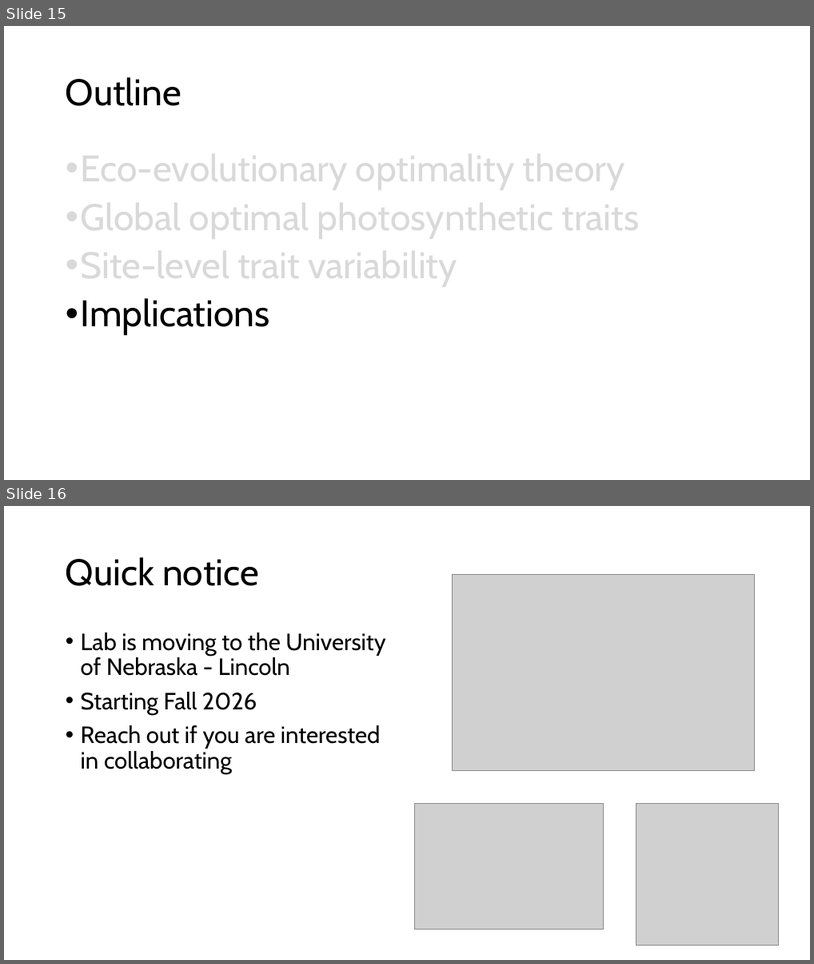
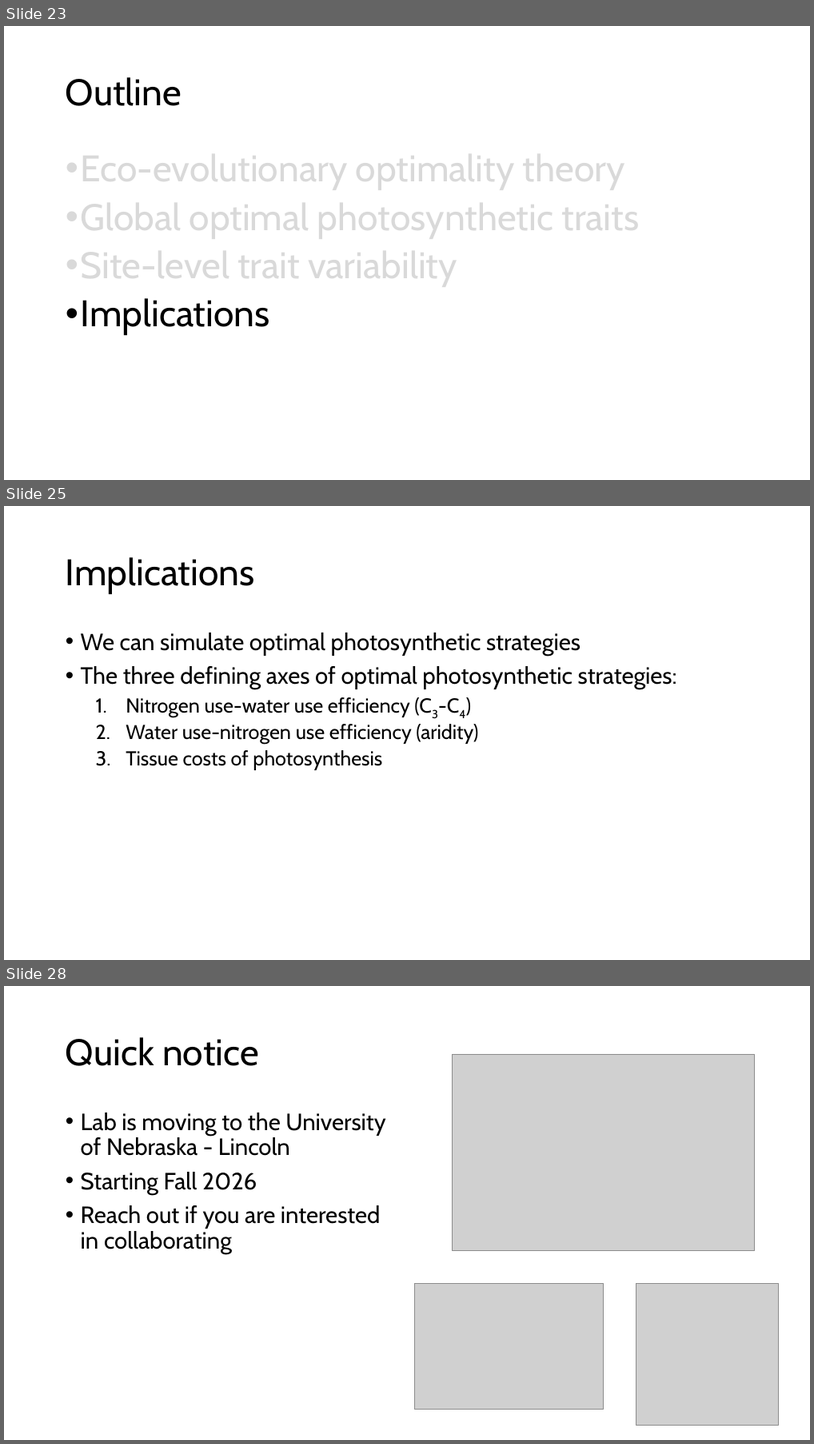
Before and after one commit to SmithEcophysLab/egu_2026, a slide deck: src/egu2026_optphoto_smith.pptx. Shown one above the other, each under a label of ours: slides 15 and 16 before the commit, slides 23, 25 and 28 after it; the slides between them are not shown. The pictures are 814x964 and 814x1444 pixels, drawn with LibreOffice and Linux fonts; fonts in the diff are those of the drawing; grey boxes stand for pictures. Boxes give left, top, right and bottom in pixels: in the first picture for what was removed or moved away, otherwise in the second. Text is boxed around its words. In the diff, an @@ line names an element or a change of style, - is before the commit and + after.

```diff
--- a/src/egu2026_optphoto_smith.pptx
+++ b/src/egu2026_optphoto_smith.pptx
@@ slide 25 added at bbox=[4, 506, 810, 960], background #FFFFFF @@
@@ title added at bbox=[66, 557, 255, 594], 44 pt, text #000000 @@
+Implications
@@ text added at bbox=[81, 632, 678, 770], 24 pt, text #000000 @@
+• We can simulate optimal photosynthetic strategies
+• The three defining axes of optimal photosynthetic strategies:
+  1. Nitrogen use-water use efficiency (C3-C4)
+  2. Water use-nitrogen use efficiency (aridity)
+  3. Tissue costs of photosynthesis
@@ what was slide 15 is now slide 23 @@
@@ what was slide 16 is now slide 28 @@
```
Also in this commit, not shown: 2 slides changed, 12 other slides added, 1 other file.
